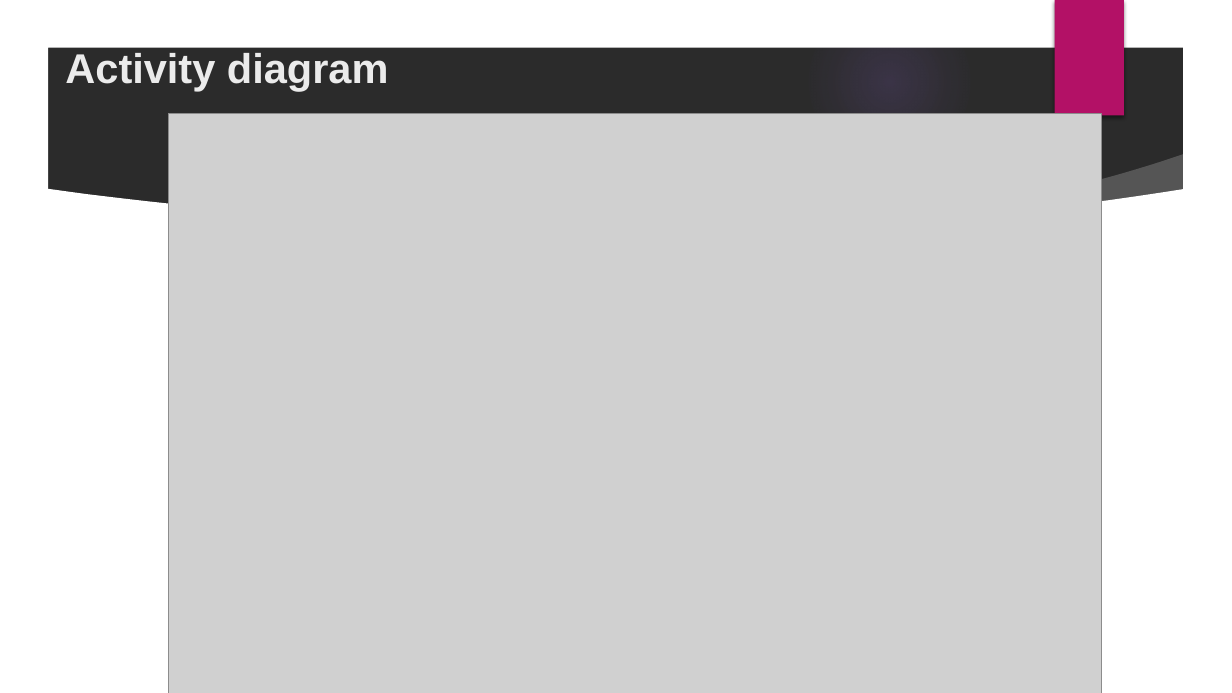
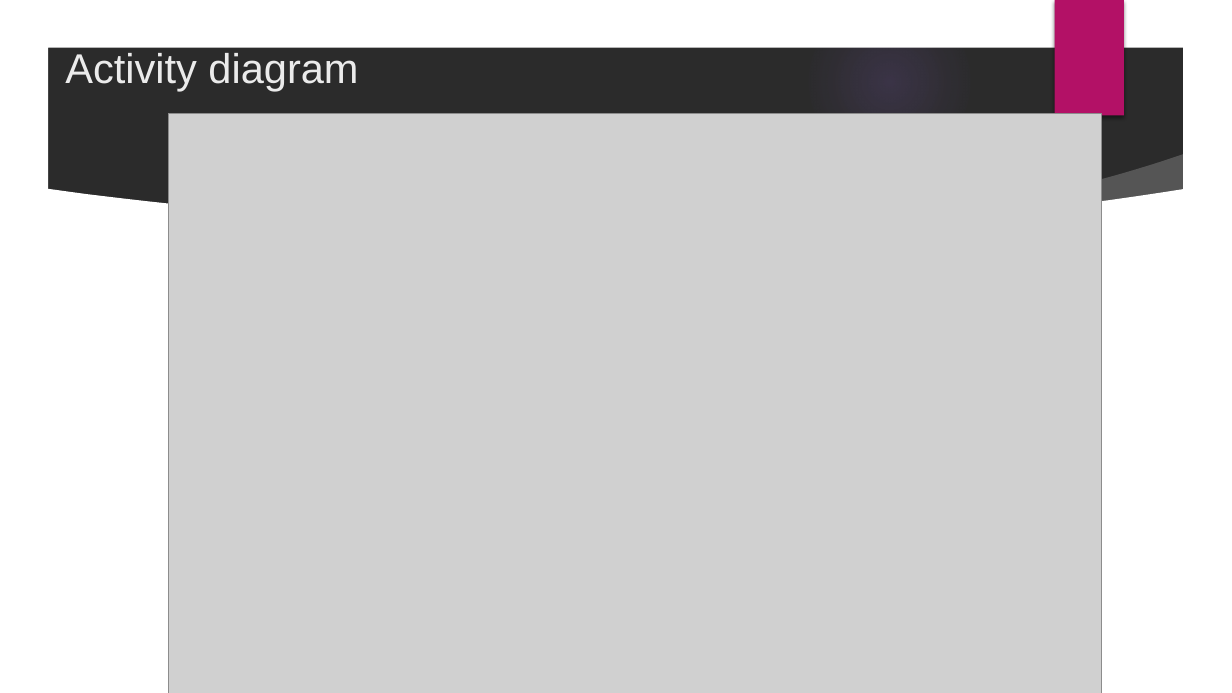
Before and after one commit to shaCode256/GiveAndTake, a slide deck: slide 6 of Give And Take presentation.pptx. Drawn at 1232x693 pixels with LibreOffice and Linux fonts; fonts in the diff are those of the drawing; grey boxes stand for pictures; background and template pictures are left out; a plain dark background stands for a picture behind light text. Boxes give left, top, right and bottom in pixels: in the first picture for what was removed or moved away, otherwise in the second. Text is boxed around its words. In the diff, an @@ line names an element or a change of style, - is before the commit and + after.

Commit message:
Added design

```diff
--- a/Give And Take presentation.pptx
+++ b/Give And Take presentation.pptx
@@ title "Activity diagram" at <box>65,53,358,91</box>: bold off @@
```
Also in this commit, not shown: 6 other slides changed, 8 slides added, 8 slides removed.
